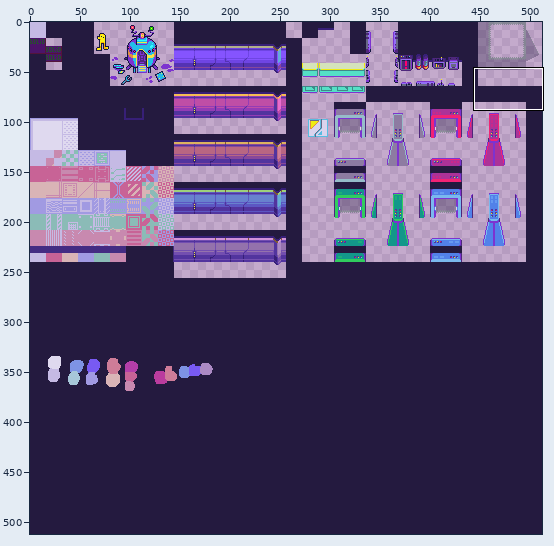
One commit to this sprite sheet: Assets/Art Assets/TilemapData/Tilemap_Assets/tilemap_laboratory.png. Above, an overview of the earlier version with the close-up marked.
Close-up. Earlier state:
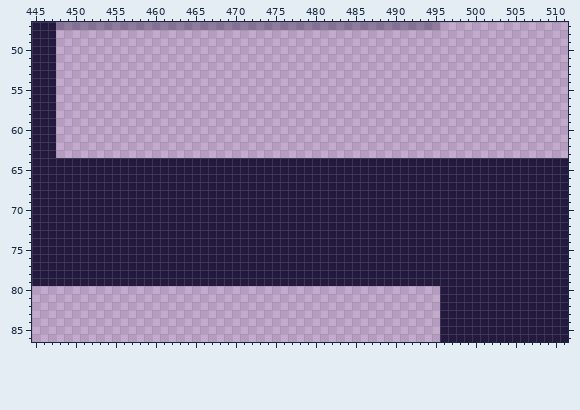
The file is 512x512 pixels. Colours within 5 levels of each other are drawn and written as one. Shown: x 445..511, y 47..86.
The same view after the edit:
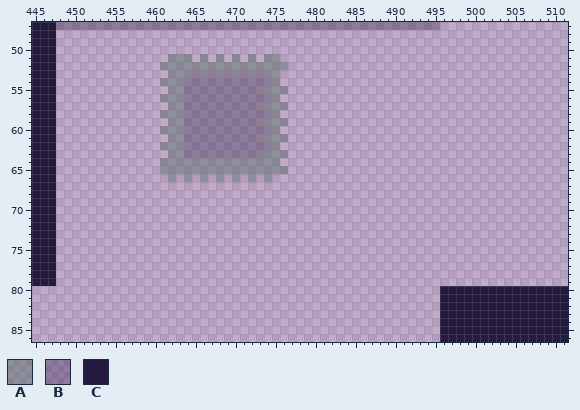
Palette (. is transparent): A #21573a54  B #241a3f54  C #241a3f
Difference:
Changed rows in their new state; - is an unchanged pixel.
first column x 448:
51 --------------AAA-A-A-A-A-AA------------------------------------
52 -------------AAAAAAAAAAAAAAAA-----------------------------------
53 --------------AAABABABABABAA------------------------------------
54 -------------AAABBBBBBBBBBBA------------------------------------
55 --------------AABBBBBBBBBBAAA-----------------------------------
56 -------------AAABBBBBBBBBBBA------------------------------------
57 --------------AABBBBBBBBBBAAA-----------------------------------
58 -------------AAABBBBBBBBBBBA------------------------------------
59 --------------AABBBBBBBBBBAAA-----------------------------------
60 -------------AAABBBBBBBBBBBA------------------------------------
61 --------------AABBBBBBBBBBAAA-----------------------------------
62 -------------AAABBBBBBBBBBBA------------------------------------
63 --------------AABBBBBBBBBBAAA-----------------------------------
64 .............AAAAAAAAAAAAAAA....................................
65 .............AAAAAAAAAAAAAAAA...................................
66 ..............A.A.A.A.A.A.A.....................................
67 ................................................................
68 ................................................................
69 ................................................................
70 ................................................................
71 ................................................................
72 ................................................................
73 ................................................................
74 ................................................................
75 ................................................................
76 ................................................................
77 ................................................................
78 ................................................................
79 ................................................................
Pixel boxes of the changes (left, top, right, bottom) in both close-ups:
changed: (56, 54, 568, 286)
